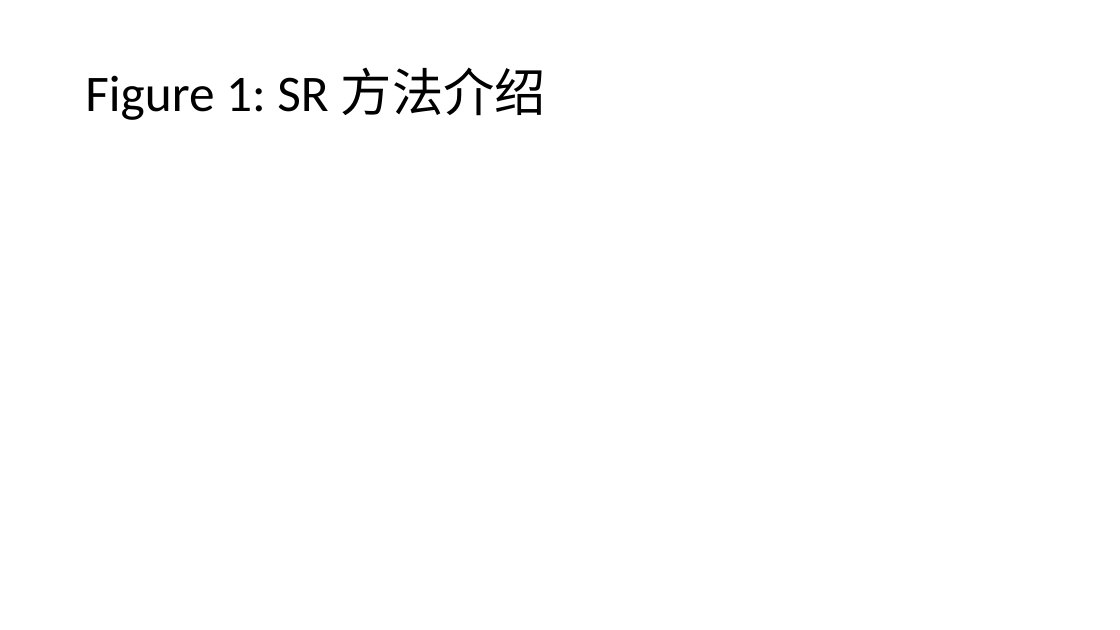
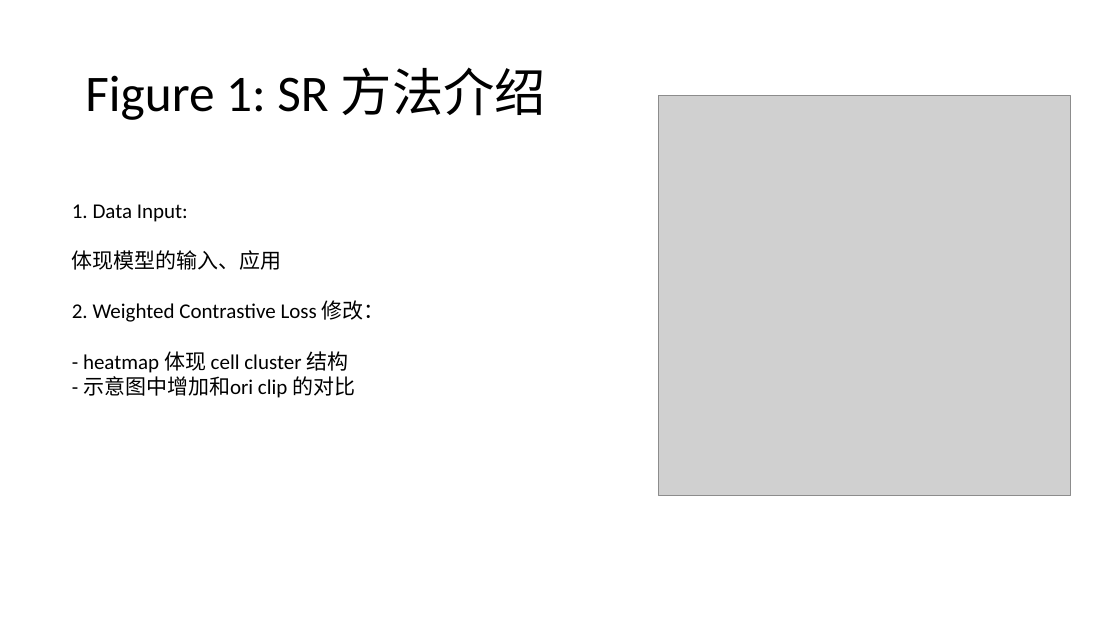
Before and after one commit to moonbyul-99/solid-recover, a slide deck: slide 1 of sr_pred_eval.pptx. Drawn at 1120x630 pixels with LibreOffice and Linux fonts; fonts in the diff are those of the drawing; grey boxes stand for pictures. Boxes give left, top, right and bottom in pixels: in the first picture for what was removed or moved away, otherwise in the second. Text is boxed around its words. In the diff, an @@ line names an element or a change of style, - is before the commit and + after.

```diff
--- a/sr_pred_eval.pptx
+++ b/sr_pred_eval.pptx
@@ picture added at (x1=659, y1=96, x2=1071, y2=496) @@
@@ text added at (x1=72, y1=204, x2=385, y2=398), 18 pt, text #000000 @@
+1. Data Input:
+体现模型的输入、应用
+2. Weighted Contrastive Loss 修改：
+- heatmap 体现 cell cluster 结构
+- 示意图中增加和ori clip 的对比
```
Also in this commit, not shown: 1 other slide changed, 3 slides added.
